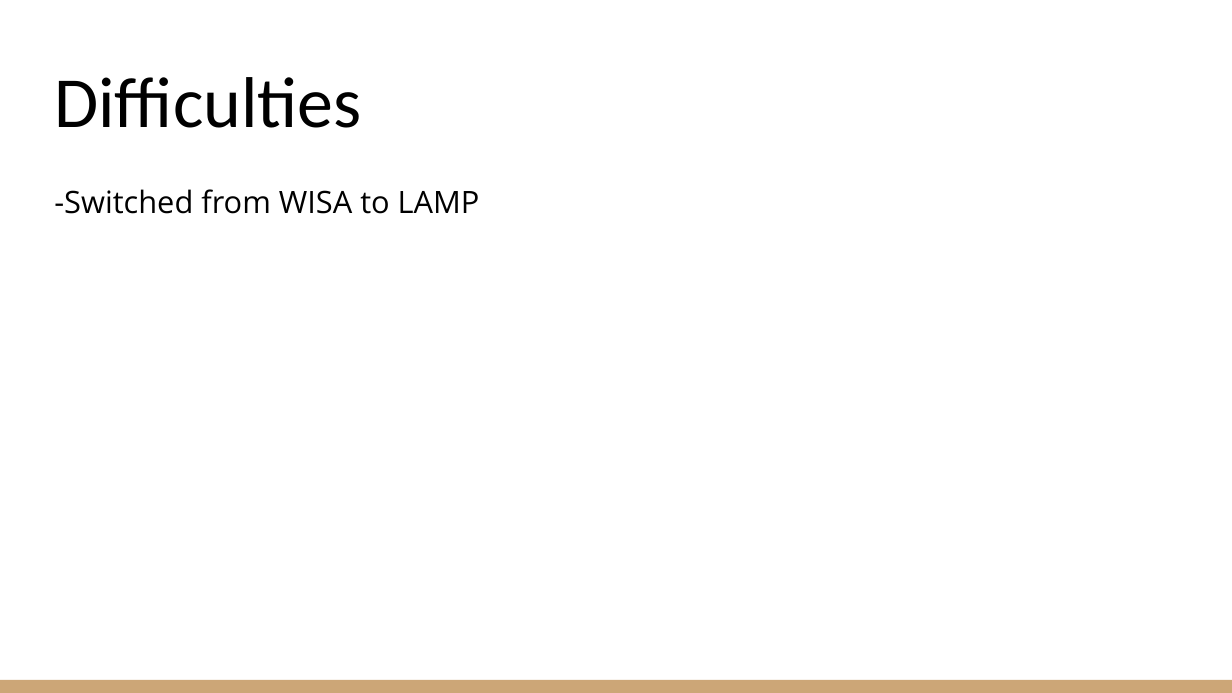
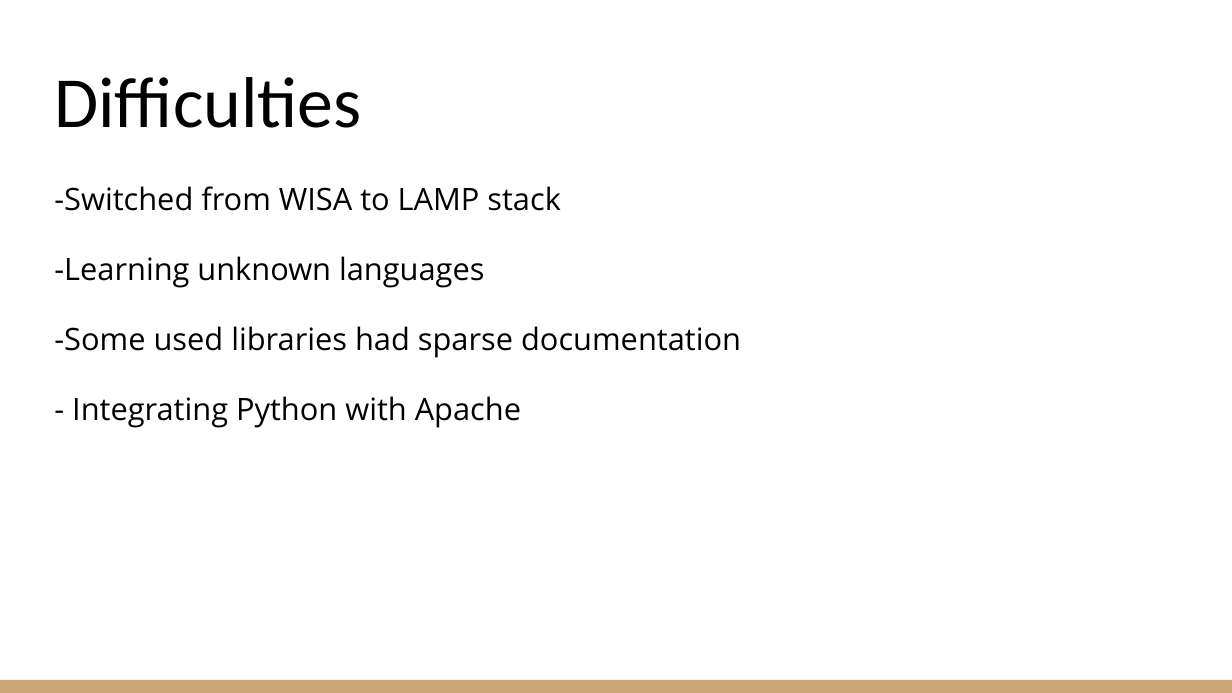
Before and after one commit to jlambert23/COP4331, a slide deck: slide 7 of Contact manager (Small project COP4331) (1).pptx (slide 6 before the commit). Drawn at 1232x693 pixels with LibreOffice and Linux fonts; fonts in the diff are those of the drawing. Boxes give left, top, right and bottom in pixels: in the first picture for what was removed or moved away, otherwise in the second. Text is boxed around its words. In the diff, an @@ line names an element or a change of style, - is before the commit and + after.

```diff
--- a/Contact manager (Small project COP4331) (1).pptx
+++ b/Contact manager (Small project COP4331) (1).pptx
@@ text at (54, 186, 741, 428): text changed @@
--Switched from WISA to LAMP
+-Switched from WISA to LAMP stack
+-Learning unknown languages
+-Some used libraries had sparse documentation
+- Integrating Python with Apache
```
Also in this commit, not shown: 3 other slides changed, 3 slides added, 1 slide removed.
